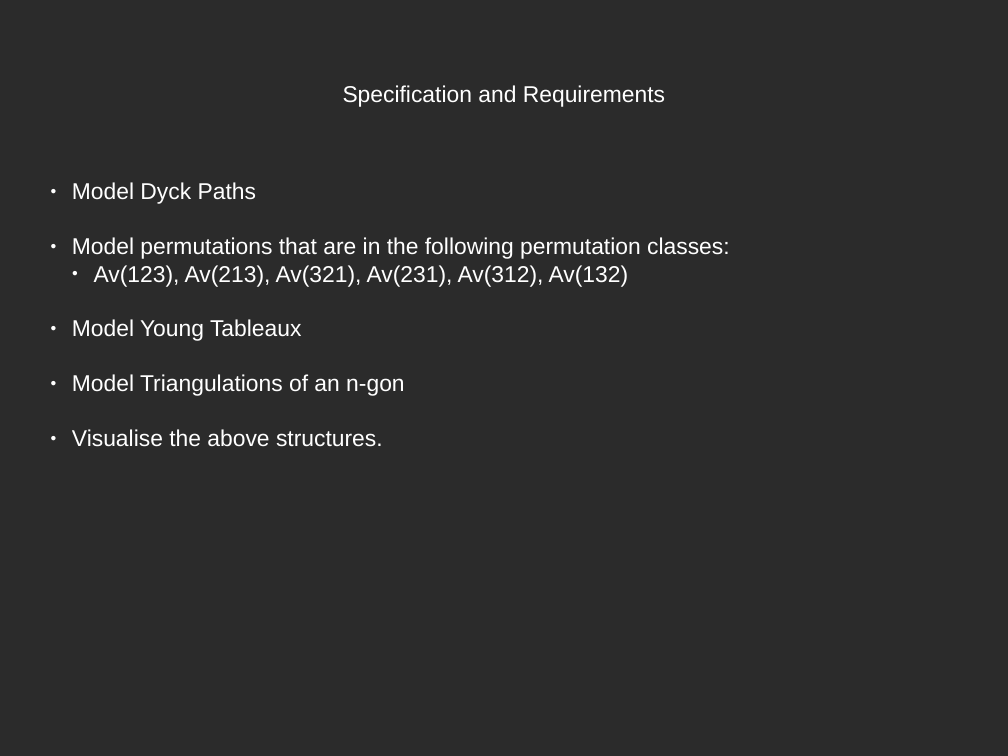
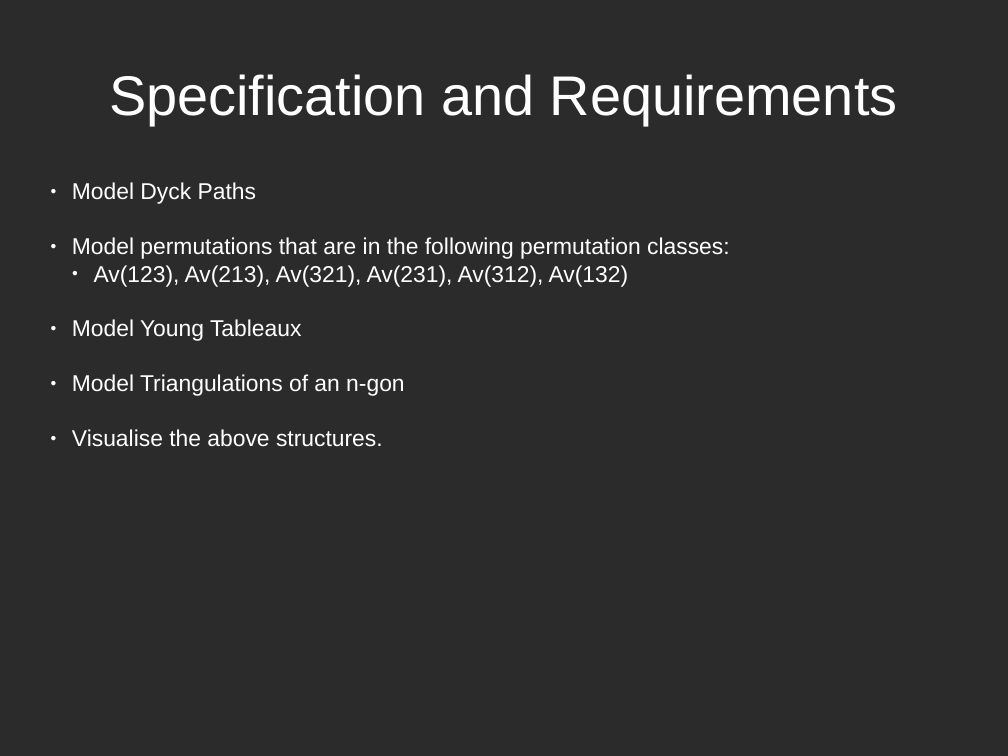
Before and after one commit to patons02/catalan-structures, a slide deck: slide 4 of posterPresentation/posterPresentation.odp. Drawn at 1008x756 pixels with LibreOffice and Linux fonts; fonts in the diff are those of the drawing; background and template pictures are left out; a plain dark background stands for a picture behind light text. Boxes give left, top, right and bottom in pixels: in the first picture for what was removed or moved away, otherwise in the second. Text is boxed around its words. In the diff, an @@ line names an element or a change of style, - is before the commit and + after.

```diff
--- a/posterPresentation/posterPresentation.odp
+++ b/posterPresentation/posterPresentation.odp
@@ text "Specification and Requirements" at [109,74,898,125]: size 18 to 44 pt @@
```
Also in this commit, not shown: 8 other slides changed, 1 slide added, 1 other file.
